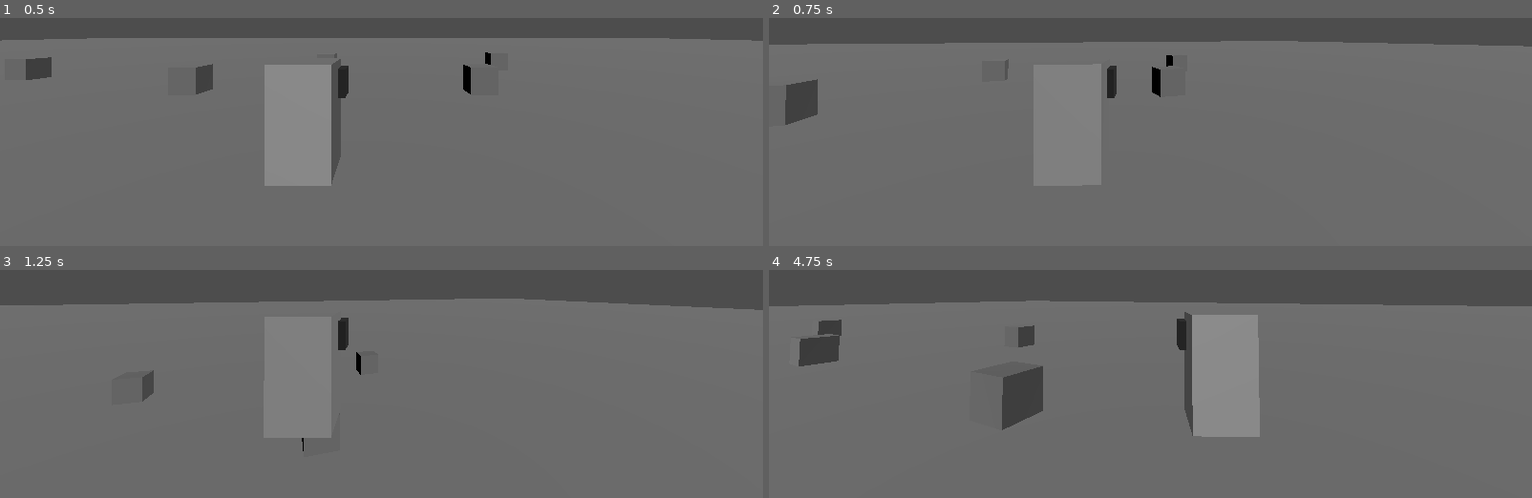
Above: before the commit, frames 1-4 (two rows, left to right).
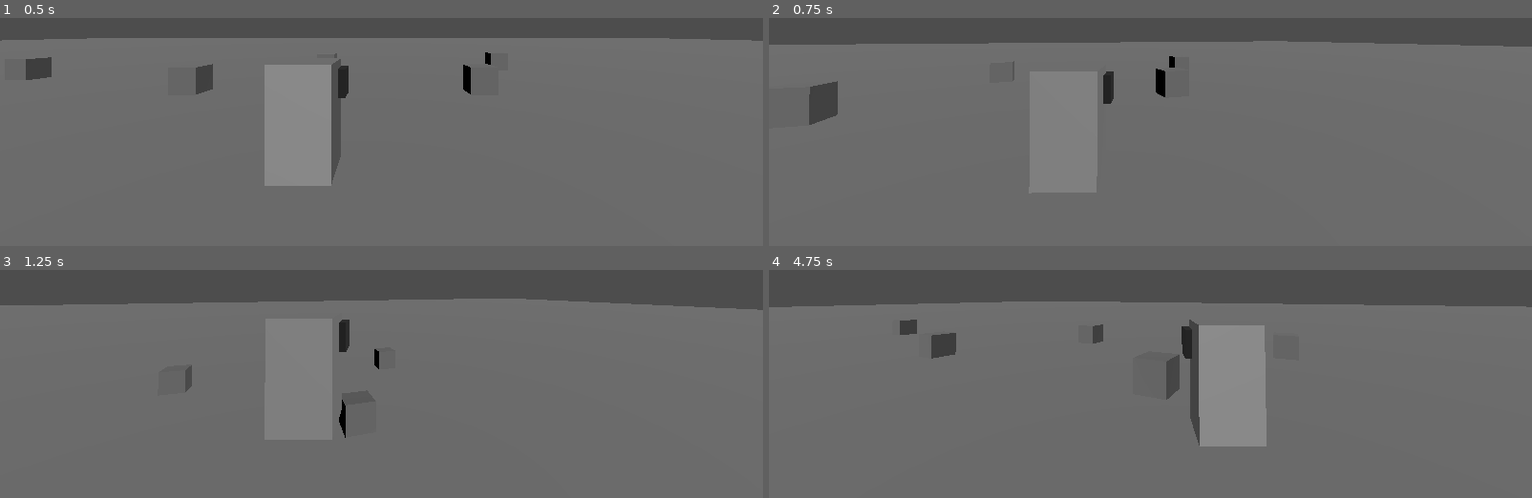
Above: after the commit, the same moments.

Repository: GustLSant/game-componentes
Game: Godot game, scene res://Main.tscn
Two runs of this game, one before a commit and one after it. Both use one fixed random seed, a clock stepped at 60 frames per second and the inputs below.
Inputs (mouse positions are in pixels of both pictures, inside the frame that each line leads up to):
- Up to frame 1 (0.5 s): no input
- Up to frame 2 (0.75 s): tap Enter at 0.5 s; move the mouse to (1188, 29) at 0.52 s; hold D (MoveRight) from 0.53 s (still down); hold W (MoveFoward) from 0.53 s (still down)
- Up to frame 3 (1.25 s): keep holding D (MoveRight); keep holding W (MoveFoward); tap Space (Jump) at 0.77 s
- Up to frame 4 (4.75 s): move the mouse to (1112, 285) at 1.27 s; release D (MoveRight) at 1.28 s; release W (MoveFoward) at 1.28 s; hold S (MoveBackwards) 1.28-2.03 s; tap Alt (ToggleCameraSide) at 1.35, 2.85, 4.35 s; tap Space (Jump) at 1.52, 3.02, 3.77, 4.52 s; move the mouse to (1165, 276) at 2.02 s; hold W (MoveFoward) 2.03-2.78 s; hold D (MoveRight) 2.03-3.53 s; move the mouse to (1142, 290) at 2.77 s; move the mouse to (1203, 288) at 3.52 s; hold W (MoveFoward) 3.53-4.28 s; hold A (MoveLeft) from 3.53 s (still down); move the mouse to (1089, 279) at 4.27 s

Frame 1 is identical in both runs. In frame 2, 1.5% of the frame differs, in the area x 2-99%, y 10-47%; in frame 3, 0.5%; in frame 4, 5.2%, in the area x 0-100%, y 13-78%.

Commit message:
add: head bobbing

Diff:
--- a/Components/ThirdPersonShooterPlayer/Camera.gd
+++ b/Components/ThirdPersonShooterPlayer/Camera.gd
@@ -1,12 +1,31 @@
 class_name TpsCamera
 extends Node3D
 
-@onready var pivotHeight:Marker3D = $PivotHeight
-@onready var pivotRot:Marker3D = $PivotHeight/PivotRot
-@onready var raycast:RayCast3D = $PivotHeight/PivotRot/RayCast3D
-@onready var camera:Camera3D = $PivotHeight/PivotRot/Camera3D
+@onready var player:TpsPlayer = self.get_parent()
+
+#region NodePaths
+@export var pathPivotHeight:NodePath
+@export var pathPivotRot:NodePath
+@export var pathPivotBob:NodePath
+@export var pathPivotShake:NodePath
+@export var pathRaycast:NodePath
+@export var pathCamera:NodePath
+@onready var pivotHeight:Marker3D = get_node(pathPivotHeight)
+@onready var pivotRot:Marker3D = get_node(pathPivotRot)
+@onready var pivotBob:Marker3D = get_node(pathPivotBob)
+@onready var pivotShake:Marker3D = get_node(pathPivotShake)
+@onready var raycast:RayCast3D = get_node(pathRaycast)
+@onready var camera:Camera3D = get_node(pathCamera)
+#endregion
 
 var cameraSide:int = 1
+
+#region Head Bobbing
+const WALK_BOB_FREQUENCY:float = 0.007
+const RUN_BOB_FREQUENCY_MULTIPLIER:float = 3.0
+const MAX_BOB_AMPLITUDE:float = 0.15
+var currentBobAmplitude:float = 0.0
+#endregion
 
 
 func _ready()->void:
@@ -26,6 +45,7 @@
 func _process(_delta:float)->void:
 	handleCameraCollision()
 	handleCameraSide(_delta)
+	handleCameraBobbing(_delta)
 	return
 
 
@@ -43,3 +63,10 @@
 	raycast.rotation_degrees.y = lerp(raycast.rotation_degrees.y, 15.0*cameraSide, 8*_delta)
 	if(Input.is_action_just_pressed("ToggleCameraSide")): cameraSide *= -1
 	pass
+
+
+func handleCameraBobbing(_delta:float)->void:
+	currentBobAmplitude = lerp(currentBobAmplitude, MAX_BOB_AMPLITUDE * player.isMoving, 10*_delta)
+	pivotBob.position.x =  cos(Time.get_ticks_msec() * WALK_BOB_FREQUENCY) * currentBobAmplitude
+	pivotBob.position.y =  sin(2*Time.get_ticks_msec() * WALK_BOB_FREQUENCY) * currentBobAmplitude
+	pass
--- a/Components/ThirdPersonShooterPlayer/ThirdPersonShooterPlayer.gd
+++ b/Components/ThirdPersonShooterPlayer/ThirdPersonShooterPlayer.gd
@@ -1,3 +1,4 @@
+class_name TpsPlayer
 extends CharacterBody3D
 
 @onready var body:Node3D = $Body
@@ -8,6 +9,8 @@
 var walkingSpeed:float = 5.0
 var yMovement:float = 0.0
 var jumpStrength:float = 10.0
+var isMoving:int = 0
+var isStandingStill:int = 0
 #endregion
 
 
@@ -20,12 +23,13 @@
 	# movimentacao horizontal pelo jogador
 	vecMovement = (Input.get_action_strength("MoveRight") - Input.get_action_strength("MoveLeft")) * body.global_transform.basis.x
 	vecMovement += (Input.get_action_strength("MoveBackwards") - Input.get_action_strength("MoveFoward")) * body.global_transform.basis.z
+	vecMovement = vecMovement.normalized()
 	vecMovement.y = 0.0
 
 	# rotacao do corpo na direcao da camera
-	var isPlayerMoving:int = int( vecMovement.x != 0 or vecMovement.z != 0 )
-	var isPlayerStandingStill:int = int( vecMovement.x == 0 and vecMovement.z == 0 )
-	var targetBodyRotation:float = camera.pivotRot.rotation.y*isPlayerMoving + body.rotation.y*isPlayerStandingStill
+	isMoving = int( vecMovement.x != 0 or vecMovement.z != 0 )
+	isStandingStill = int( vecMovement.x == 0 and vecMovement.z == 0 )
+	var targetBodyRotation:float = camera.pivotRot.rotation.y*isMoving + body.rotation.y*isStandingStill
 	body.rotation.y = lerp_angle(body.rotation.y, targetBodyRotation, 12*_delta)
 
 	# gravidade e pulo
--- a/Components/ThirdPersonShooterPlayer/ThirdPersonShooterPlayer.tscn
+++ b/Components/ThirdPersonShooterPlayer/ThirdPersonShooterPlayer.tscn
@@ -21,6 +21,12 @@
 
 [node name="Camera" type="Node3D" parent="."]
 script = ExtResource("2_6vp7m")
+pathPivotHeight = NodePath("PivotHeight")
+pathPivotRot = NodePath("PivotHeight/PivotRot")
+pathPivotBob = NodePath("PivotHeight/PivotRot/PivotBob")
+pathPivotShake = NodePath("PivotHeight/PivotRot/PivotBob/PivotShake")
+pathRaycast = NodePath("PivotHeight/PivotRot/PivotBob/PivotShake/RayCast3D")
+pathCamera = NodePath("PivotHeight/PivotRot/PivotBob/PivotShake/Camera3D")
 metadata/_edit_lock_ = true
 
 [node name="PivotHeight" type="Marker3D" parent="Camera"]
@@ -30,13 +36,19 @@
 [node name="PivotRot" type="Marker3D" parent="Camera/PivotHeight"]
 metadata/_edit_lock_ = true
 
-[node name="RayCast3D" type="RayCast3D" parent="Camera/PivotHeight/PivotRot"]
+[node name="PivotBob" type="Marker3D" parent="Camera/PivotHeight/PivotRot"]
+metadata/_edit_lock_ = true
+
+[node name="PivotShake" type="Marker3D" parent="Camera/PivotHeight/PivotRot/PivotBob"]
+metadata/_edit_lock_ = true
+
+[node name="RayCast3D" type="RayCast3D" parent="Camera/PivotHeight/PivotRot/PivotBob/PivotShake"]
 transform = Transform3D(0.965926, -0.0669873, 0.25, 0, 0.965926, 0.258819, -0.258819, -0.25, 0.933013, 0, 0, 0)
 target_position = Vector3(0, 0, 5)
 collision_mask = 7
 metadata/_edit_lock_ = true
 
-[node name="Camera3D" type="Camera3D" parent="Camera/PivotHeight/PivotRot"]
+[node name="Camera3D" type="Camera3D" parent="Camera/PivotHeight/PivotRot/PivotBob/PivotShake"]
 transform = Transform3D(1, 0, 0, 0, 1, 0, 0, 0, 1, 1.2, 1.3, 4.7)
 current = true
 metadata/_edit_lock_ = true
